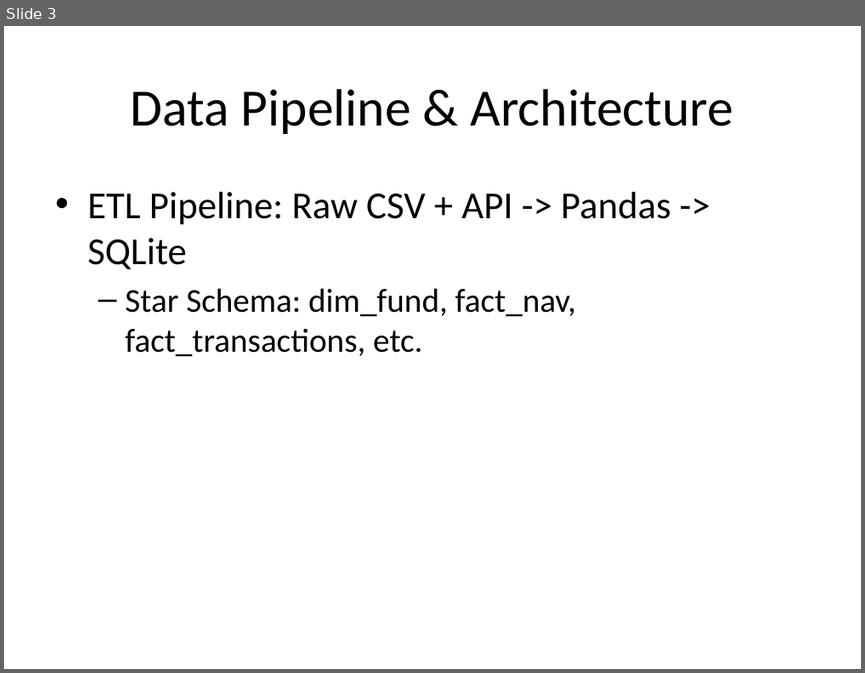
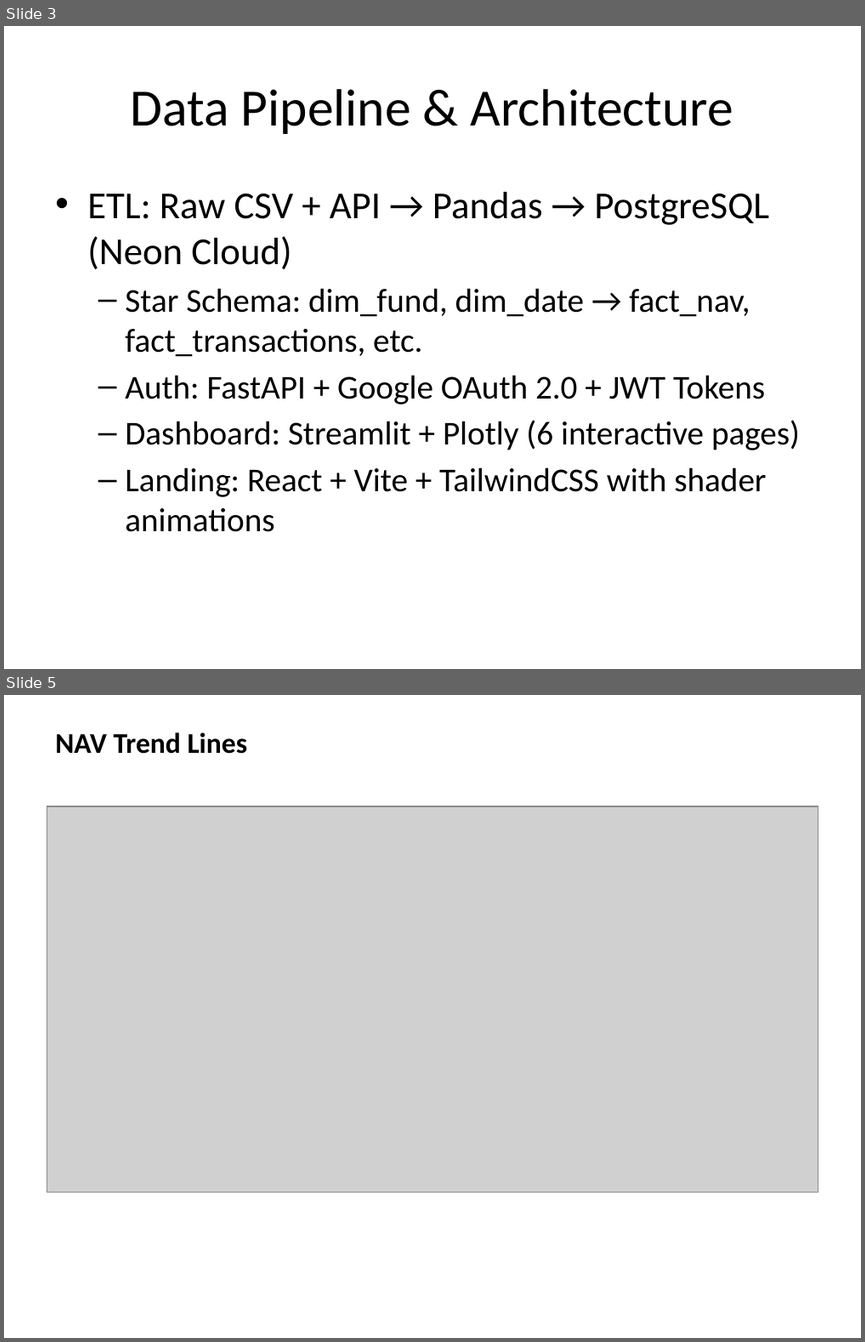
Before and after one commit to prathmeshnanda2007-sudo/MUTUAL-FUND-ANALYSIS, a slide deck: reports/Project_Presentation_Deck.pptx. Shown one above the other, each under a label of ours: slide 3 before the commit, slides 3 and 5 after it; the slides between them are not shown. The pictures are 865x673 and 865x1342 pixels, drawn with LibreOffice and Linux fonts; fonts in the diff are those of the drawing; grey boxes stand for pictures. Boxes give left, top, right and bottom in pixels: in the first picture for what was removed or moved away, otherwise in the second. Text is boxed around its words. In the diff, an @@ line names an element or a change of style, - is before the commit and + after.

Commit message:
Complete 5-phase plan: Update dashboard, landing page, reports, and secure secrets

```diff
--- a/reports/Project_Presentation_Deck.pptx
+++ b/reports/Project_Presentation_Deck.pptx
@@ slide 5 added at box(4, 695, 861, 1338), background #FFFFFF @@
@@ text added at box(55, 732, 248, 754), 24 pt, text #000000, bold @@
+NAV Trend Lines
@@ picture added at box(46, 806, 818, 1192) @@
@@ slide 3 changed as well @@
@@ text at box(87, 192, 800, 532): text changed @@
-• ETL Pipeline: Raw CSV + API -> Pandas -> SQLite
-  – Star Schema: dim_fund, fact_nav, fact_transactions, etc.
+• ETL: Raw CSV + API → Pandas → PostgreSQL (Neon Cloud)
+  – Star Schema: dim_fund, dim_date → fact_nav, fact_transactions, etc.
+  – Auth: FastAPI + Google OAuth 2.0 + JWT Tokens
+  – Dashboard: Streamlit + Plotly (6 interactive pages)
+  – Landing: React + Vite + TailwindCSS with shader animations
```
Also in this commit, not shown: 5 other slides changed, 5 other slides added, 6 slides removed, 11 other files.
